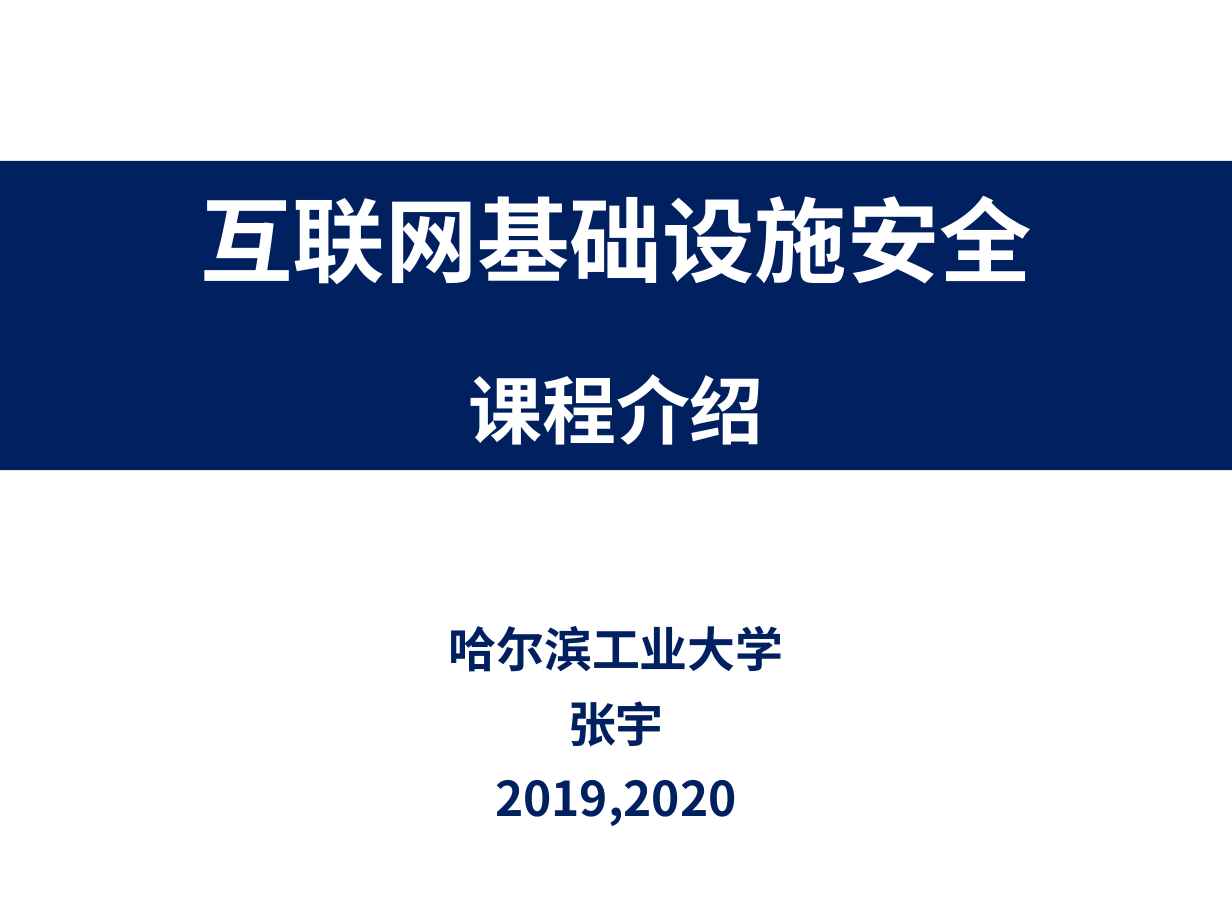
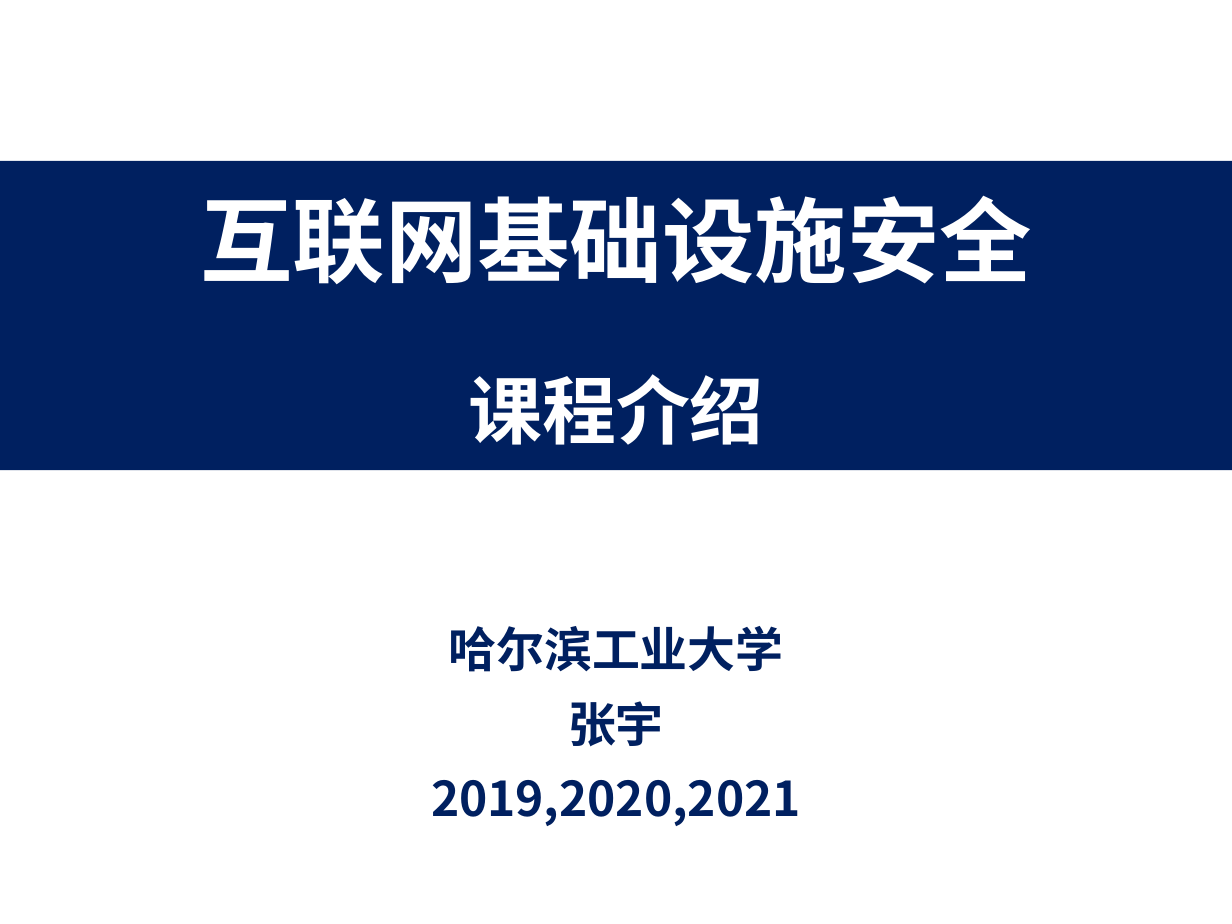
Before and after one commit to YuZhang/Security-Courseware, a slide deck: slide 1 of internet-security/intro.pptx. Drawn at 1232x924 pixels with LibreOffice and Linux fonts; fonts in the diff are those of the drawing. Boxes give left, top, right and bottom in pixels: in the first picture for what was removed or moved away, otherwise in the second. Text is boxed around its words. In the diff, an @@ line names an element or a change of style, - is before the commit and + after.

```diff
--- a/internet-security/intro.pptx
+++ b/internet-security/intro.pptx
@@ subtitle at [431,780,801,826]: text changed @@
-2019,2020
+2019,2020,2021
```
Also in this commit, not shown: 2 other slides changed, 2 other files.
